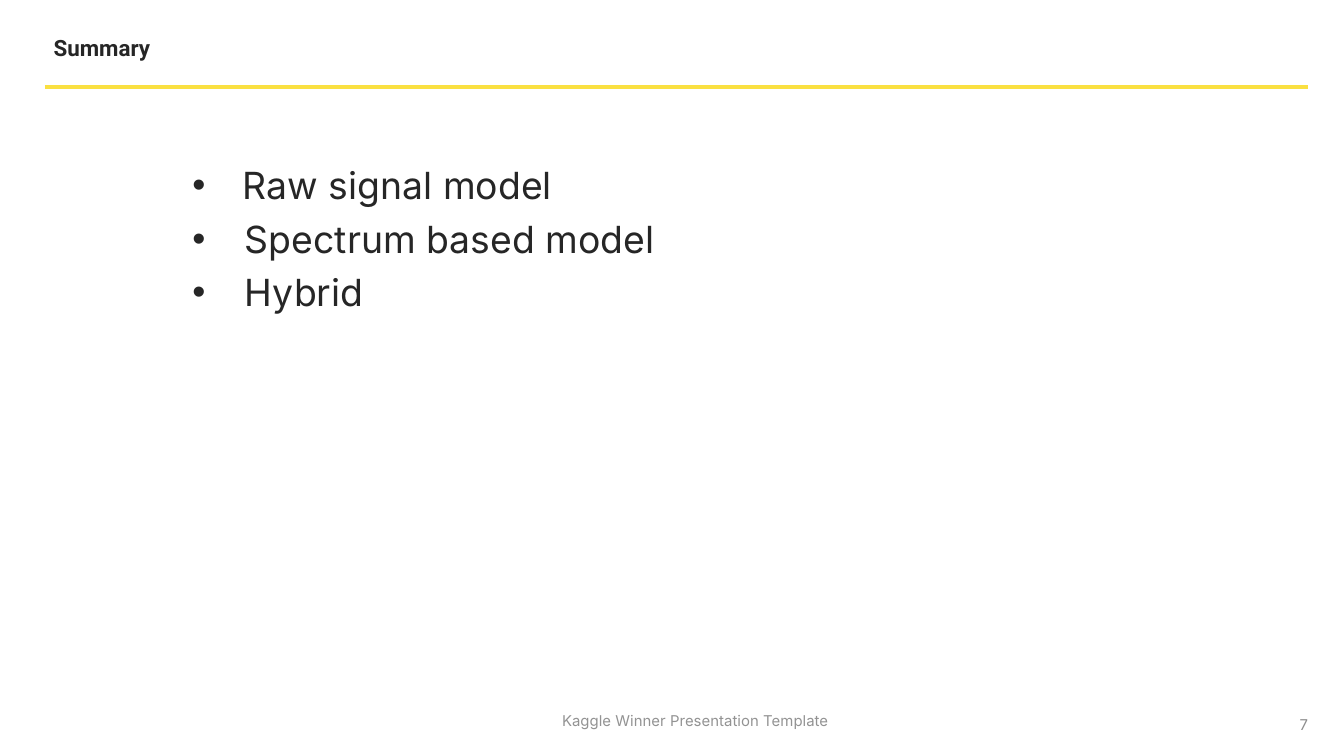
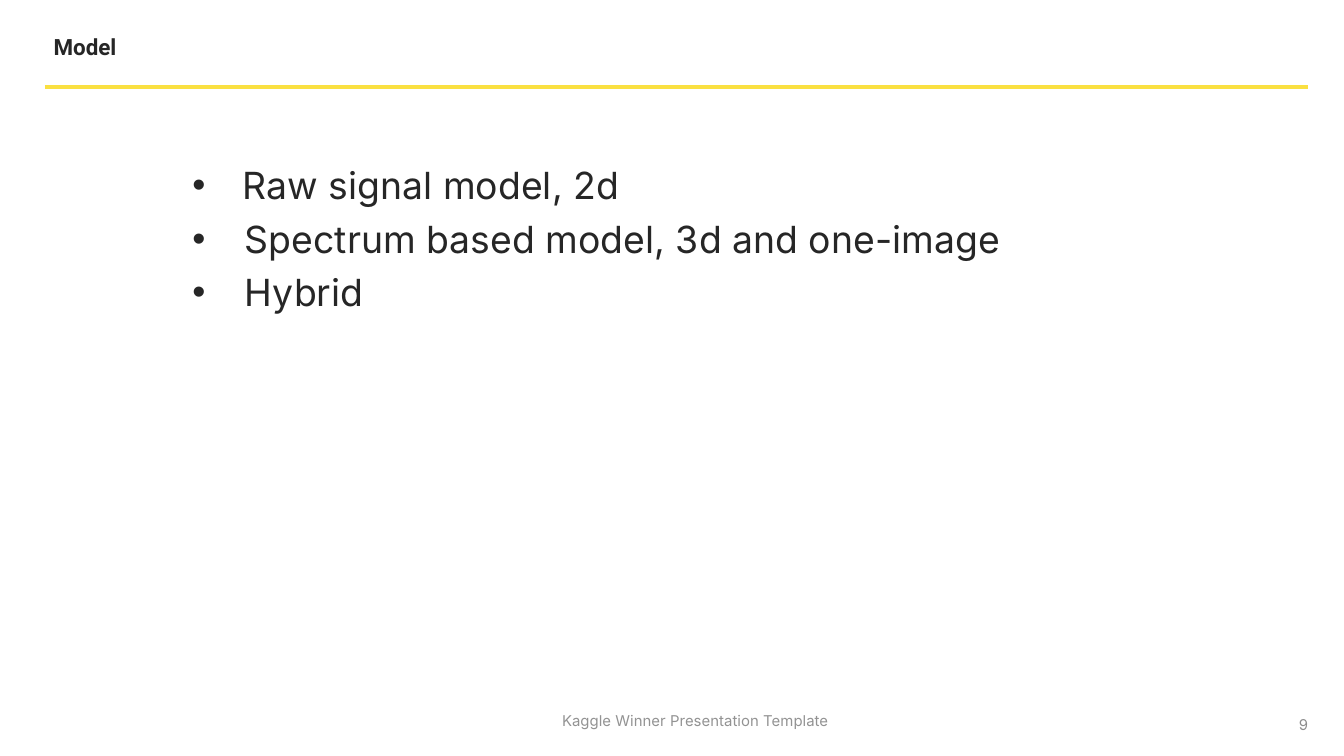
Before and after one commit to 610265158/HMS-eeg-comp, a slide deck: slide 9 of Kaggle Winner Call Template.pptx (slide 7 before the commit). Drawn at 1344x756 pixels with LibreOffice and Linux fonts; fonts in the diff are those of the drawing; background and template pictures are left out. Boxes give left, top, right and bottom in pixels: in the first picture for what was removed or moved away, otherwise in the second. Text is boxed around its words. In the diff, an @@ line names an element or a change of style, - is before the commit and + after.

```diff
--- a/Kaggle Winner Call Template.pptx
+++ b/Kaggle Winner Call Template.pptx
@@ text at (54, 38, 117, 56): text changed @@
-Summary
+Model
@@ text at (243, 171, 1000, 261): text changed @@
-• Raw signal model
-• Spectrum based model
+• Raw signal model, 2d
+• Spectrum based model, 3d and one-image
@@ page number at (1299, 719, 1308, 730): text changed @@
-7
+9
```
Also in this commit, not shown: 10 other slides changed, 7 slides added, 3 slides removed.
